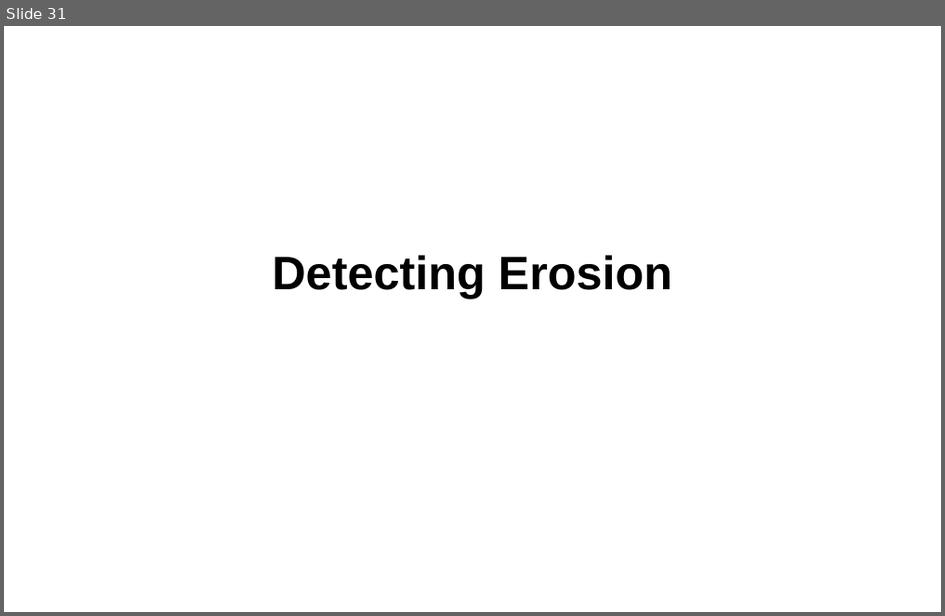
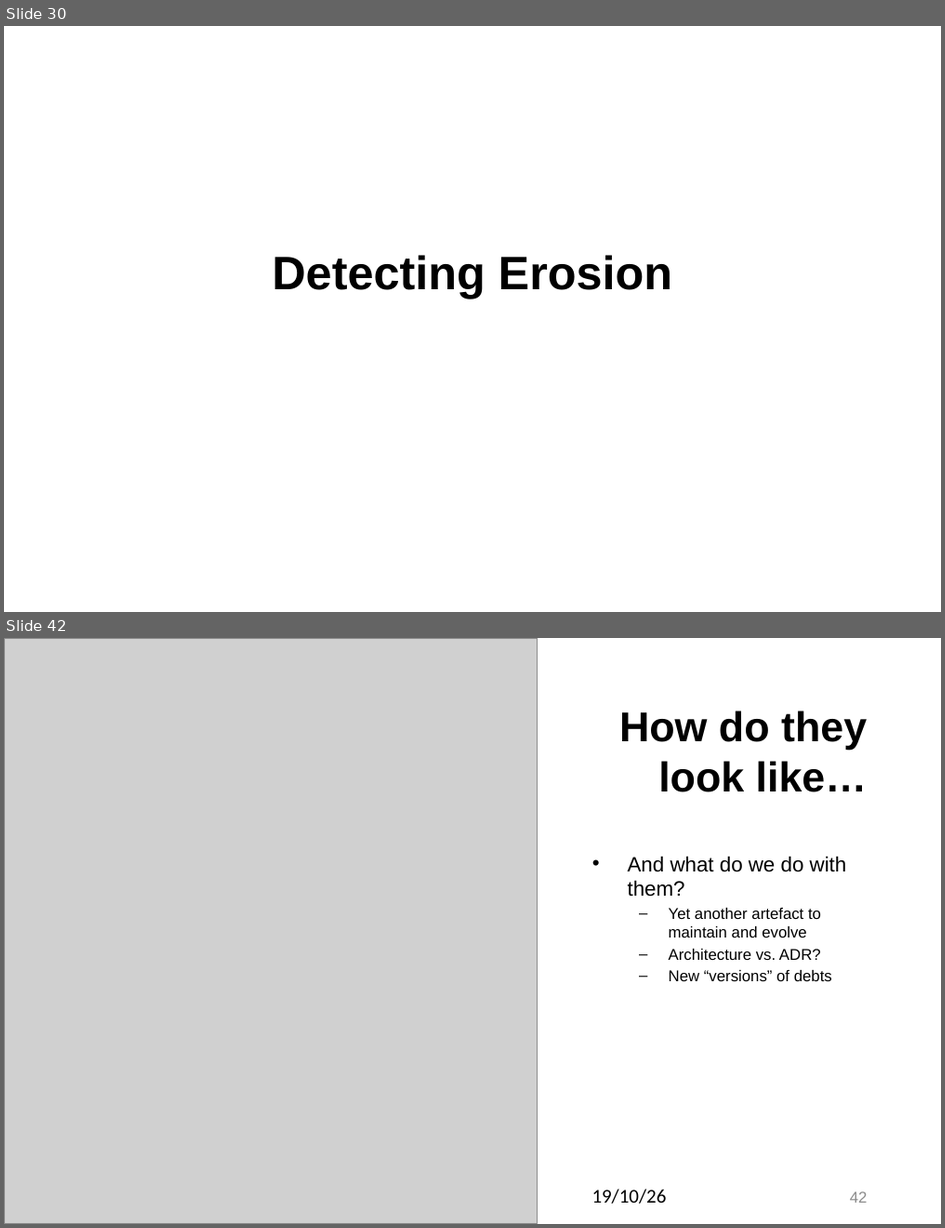
Before and after one commit to SannioEvolution/Material, a slide deck: 8 - Architectural Erosion and Smells.pptx. Shown one above the other, each under a label of ours: slide 31 before the commit, slides 30 and 42 after it; the slides between them are not shown. The pictures are 945x616 and 945x1228 pixels, drawn with LibreOffice and Linux fonts; fonts in the diff are those of the drawing; grey boxes stand for pictures. Boxes give left, top, right and bottom in pixels: in the first picture for what was removed or moved away, otherwise in the second. Text is boxed around its words. In the diff, an @@ line names an element or a change of style, - is before the commit and + after.

```diff
--- a/8 - Architectural Erosion and Smells.pptx
+++ b/8 - Architectural Erosion and Smells.pptx
@@ slide 42 added at [4,638,941,1224], background #FFFFFF @@
@@ picture added at [4,638,538,1224] @@
@@ title added at [620,711,867,792], 32 pt, text #000000, bold @@
+How do they look like…
@@ text added at [628,856,848,981], 12 pt, text #000000 @@
+• And what do we do with them?
+  – Yet another artefact to maintain and evolve
+  – Architecture vs. ADR?
+  – New “versions” of debts
@@ text added at [593,1189,667,1203], 15 pt, text #000000 @@
+19/10/26
@@ page number added at [850,1191,868,1203], 12 pt, text #8C8C8C @@
+42
@@ what was slide 31 is now slide 30 @@
```
Also in this commit, not shown: 55 slides changed, 6 other slides added, 5 slides removed.
